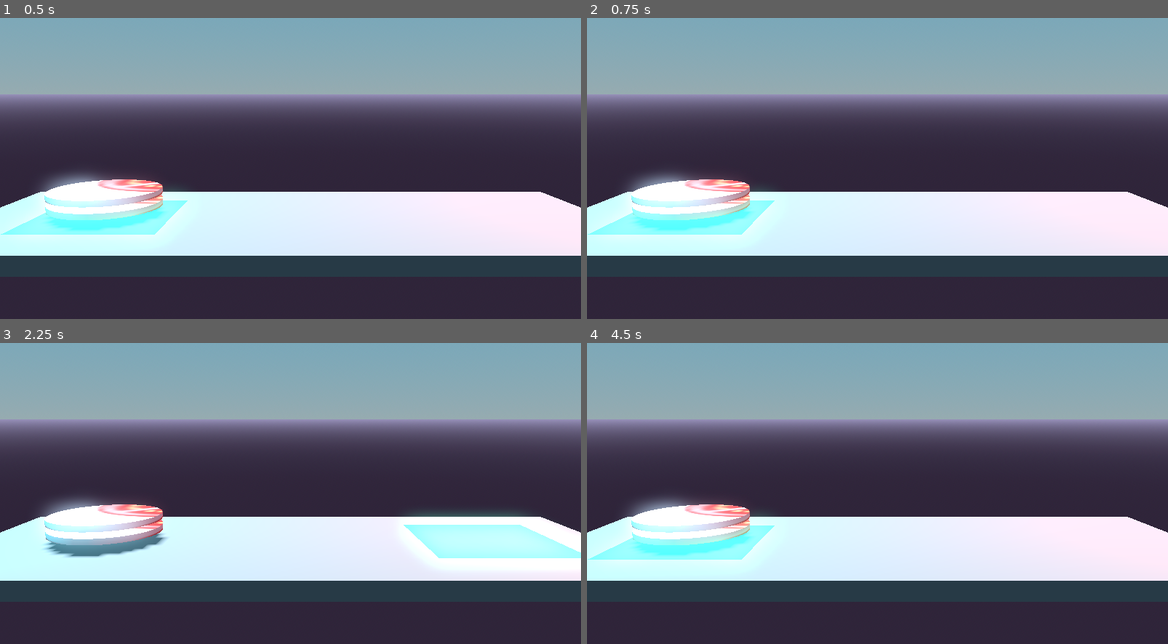
Above: before the commit, frames 1-4 (two rows, left to right).
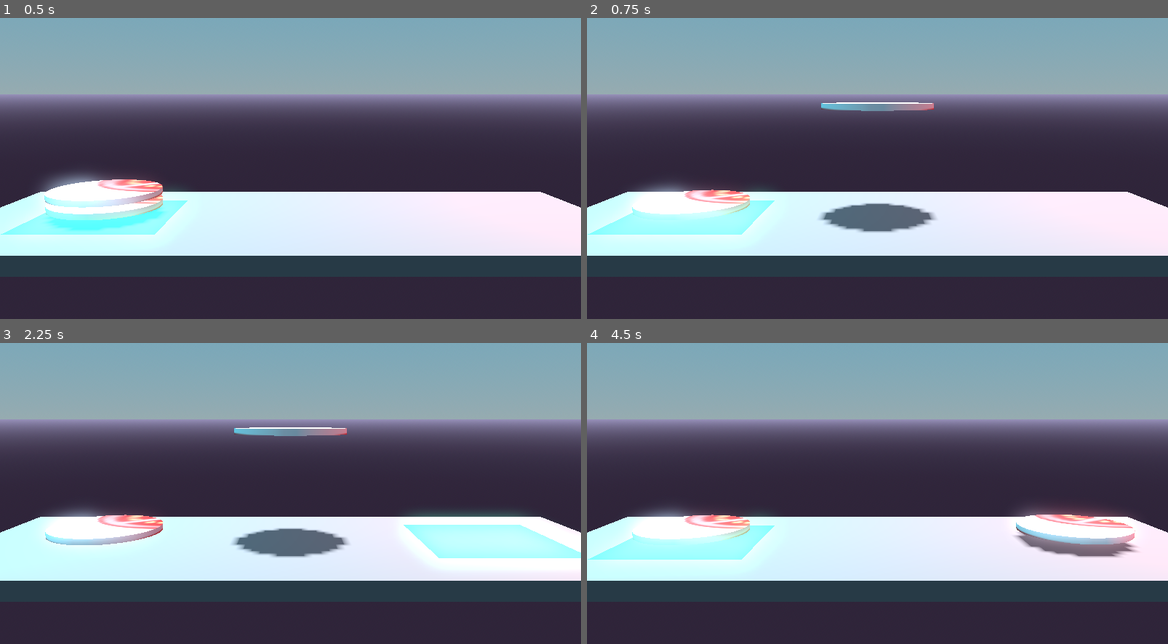
Above: after the commit, the same moments.

Repository: kalgynirae/ld53
Game: Godot game, scene res://scenes/game.tscn
The game is run twice, just before and just after one commit, with the same random seed, the same clock (stepped at 60 frames per second) and the same inputs.
Inputs:
- Up to frame 1 (0.5 s): no input
- Up to frame 2 (0.75 s): tap Enter at 0.5 s; hold Up (ui_up) from 0.53 s (still down)
- Up to frame 3 (2.25 s): tap Space at 1.25 s; tap Enter at 2 s; release Up (ui_up) at 2.03 s; hold Left (ui_left) from 2.03 s (still down)
- Up to frame 4 (4.5 s): tap Space at 2.75, 4.25 s; tap Enter at 3.5 s; release Left (ui_left) at 3.53 s; hold Down (ui_down) 3.53-4.28 s; hold Right (ui_right) from 4.28 s (still down)

Frame 1 is identical in both runs. In frame 2, 4.4% of the frame differs, in the area x 7-61%, y 28-72%; in frame 3, 4.4%; in frame 4, 4.3%.

Commit message:
Implement moving items between stacks

Diff:
--- a/scenes/game.tscn
+++ b/scenes/game.tscn
@@ -1,7 +1,7 @@
-[gd_scene load_steps=6 format=3]
+[gd_scene load_steps=6 format=3 uid="uid://c017w2c3tshkg"]
 
 [ext_resource type="Script" path="res://scripts/game.gd" id="1_wr7wq"]
-[ext_resource type="PackedScene" uid="uid://col3crggpuwgb" path="res://scenes/table.tscn" id="2_f208o"]
+[ext_resource type="PackedScene" path="res://scenes/table.tscn" id="2_f208o"]
 
 [sub_resource type="ProceduralSkyMaterial" id="ProceduralSkyMaterial_41v08"]
 sky_top_color = Color(0.368627, 0.639216, 0.764706, 1)
--- a/scripts/game.gd
+++ b/scripts/game.gd
@@ -1,10 +1,9 @@
 extends Node3D
-
 
 var stacks: Array[Stack]
 var active_stack: int
+var active_item: Node
 
-# Called when the node enters the scene tree for the first time.
 func _ready():
 	active_stack = 0
 	for table in get_children():
@@ -14,9 +13,8 @@
 					stacks.push_back(stack)
 					stack.deactivate()
 	stacks[active_stack].activate()
+	active_item = null
 
-
-# Called every frame. 'delta' is the elapsed time since the previous frame.
 func _process(_delta):
 	if Input.is_action_pressed("quit"):
 		get_tree().quit()
@@ -28,3 +26,15 @@
 		stacks[active_stack].deactivate()
 		active_stack = (active_stack - 1) % stacks.size()
 		stacks[active_stack].activate()
+	if Input.is_action_just_pressed("ui_up"):
+		if active_item == null:
+			var item = stacks[active_stack].pop()
+			add_child(item)
+			if item != null:
+				active_item = item
+				item.position.y = 0.5
+	if Input.is_action_just_pressed("ui_down"):
+		if active_item != null:
+			remove_child(active_item)
+			stacks[active_stack].push(active_item)
+			active_item = null
--- a/scripts/stack.gd
+++ b/scripts/stack.gd
@@ -17,11 +17,13 @@
 	$Base.visible = false
 
 func push(item: Node):
+	add_child(item)
 	items.push_back(item)
 	arrange()
 
 func pop() -> Node:
 	var item = items.pop_back()
+	remove_child(item)
 	arrange()
 	return item
 
